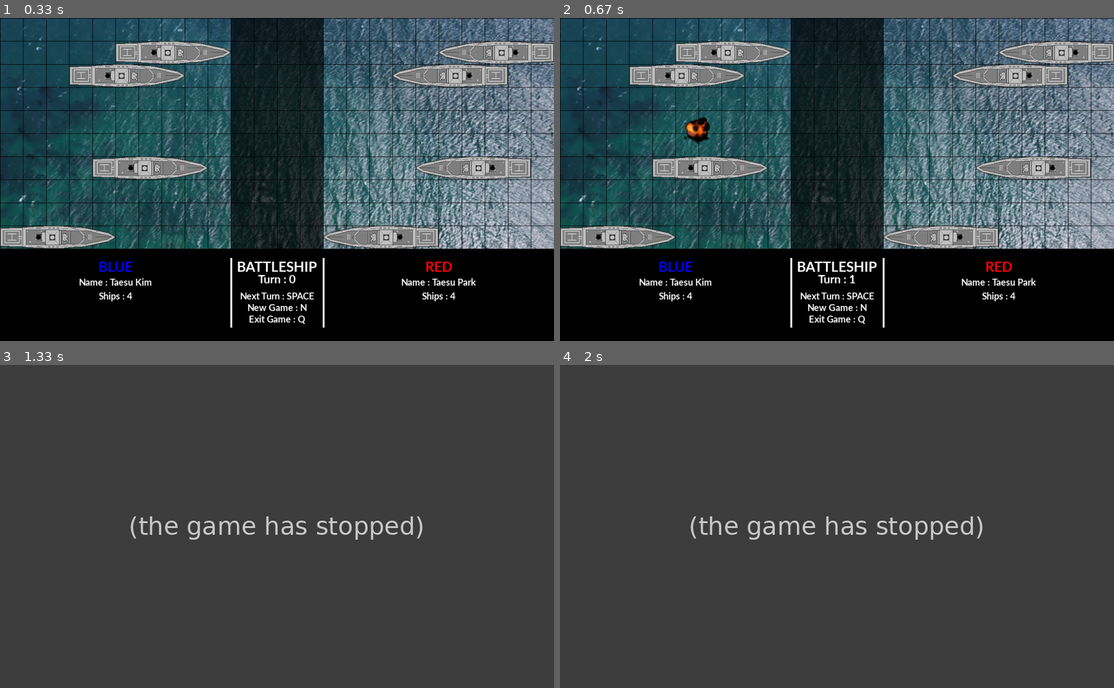
Above: before the commit, frames 1-4 (two rows, left to right).
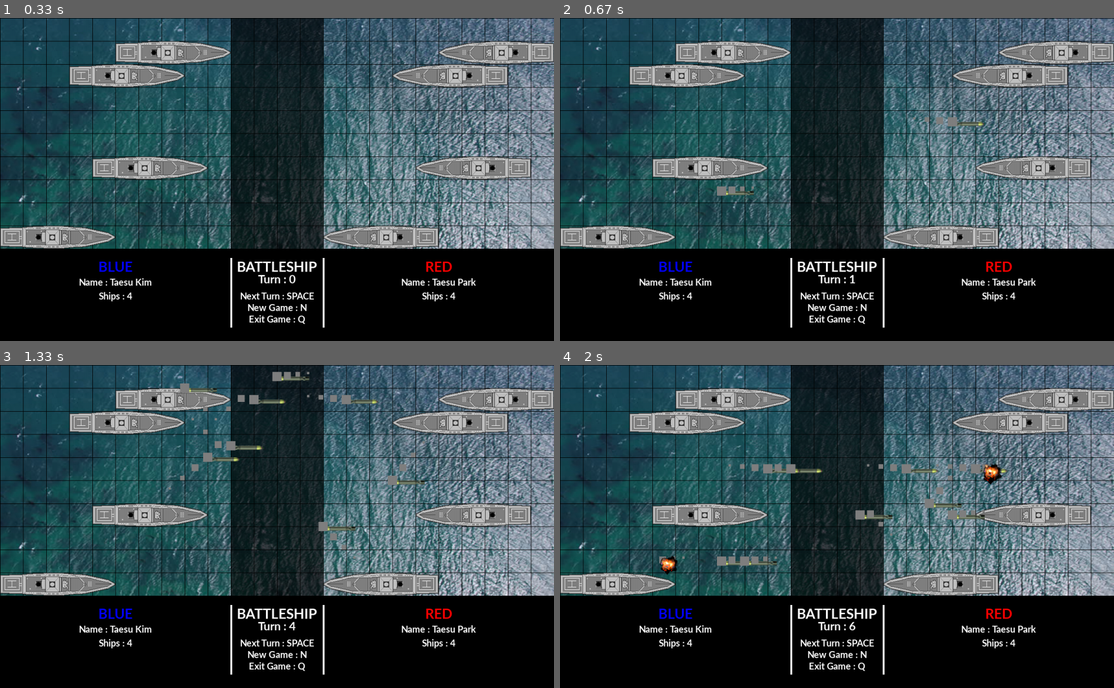
Above: after the commit, the same moments.

Repository: kimts2627/pygame_battleship
Game: pygame game, started from game.py
The game is run twice, just before and just after one commit, with the same random seed, the same clock (stepped at 60 frames per second) and the same inputs.
Inputs:
- Up to frame 1 (0.33 s): no input
- Up to frame 2 (0.67 s): tap Space at 0.33 s
- Up to frame 3 (1.33 s): tap Space at 0.73, 1.03, 1.23 s
- Up to frame 4 (2 s): tap Space at 1.57, 1.87 s

Frame 1 is identical in both runs. In frame 2, 0.5% of the frame differs, in the area x 22-77%, y 30-56%; in frame 3, 97%; in frame 4, 97%, in the area x 0-100%, y 0-100%.
Error before the commit: KeyError: 'result' (game.py line 367); the game stopped at 0.73 s (later frames are placeholders)

Commit message:
[Frontend] <fix>: Fix Ai bug & syntax error
Ship class 의 last_attack_result property append 에러 수정
MyAi class 의 attacking_order 함수의 팀별 공격좌표 보정 에러 수정
global 선언을 통한 class 내부에서 특정 전역변수 사용
1회 공격 이후, 다음 턴부터 공격하지 못하는 AI버그 수정
다회 공격 시, 여러 배에서 동시에 미사일을 발사하는 버그 수정 예정

Diff:
--- a/game.py
+++ b/game.py
@@ -12,7 +12,7 @@
 clock = pg.time.Clock()
 turn = 0
 _last_position = (0, 0)
-_last_result = ''
+_last_result = 'no'
 # def set_last_position(pos: tuple):
 #     _last_position = pos
 # def set_last_result(result: str):
@@ -277,26 +277,22 @@
         elif self.team == 'red': self.enemy_group = blue_ships
 
     def attack(self, target):
+        global _last_result
+        global _last_position
         x = self.rect.centerx
         y = self.rect.centery
         missile = Missile(x, y, self.team, target)
         missile_group.add(missile)
-        print(target)
         for i in back_group:
-            if i.rect.x == target['x'] and i.rect.y == target['y']:
+            if i.rect.x + 25 == target['x'] and i.rect.y + 25 == target['y']:
                 for j in self.enemy_group:
-                    # global _last_result
-                    # global _last_position
-                    if target['x'] == j.rect.x + 25 and target['y'] == j.rect.y + 25:
+                    if target['x'] == j.rect.x and target['y'] == j.rect.y:
                         i.set_child(target)
                         _last_result = 'hit'
                         _last_position = (target['x'], target['y'])
                     else:
                         _last_result = 'nohit'
                         _last_position = (target['x'], target['y'])
-
-    def mark_to_attacked(self):
-        self.status = 'attacked'
 
 class MyAi:
     def __init__(self, team, name):
@@ -343,11 +339,11 @@
         blue_ships_num = len(blue_ships.sprites())
         red_ships_num = len(red_ships.sprites())
         if self.team == 'blue':
-            new_x += 25
+            new_x += 725
             new_y += 25
             self.current_ship = blue_ships.sprites()[random.randrange(0, blue_ships_num)]
         elif self.team == 'red':
-            new_x += 725
+            new_x += 25
             new_y += 25
             self.current_ship = red_ships.sprites()[random.randrange(0, red_ships_num)]
         target = {'x': new_x, 'y': new_y}
@@ -365,10 +361,12 @@
                 self.attacking_order(x, y)
             else:
                 if result[-1]['result'] == 'nohit':
-                    for i in result.reversed():
+                    for i in list(reversed(result)):
                         if i['result'] == 'hit':
                             x = i['position'][0] + 50
                             y = i['position'][1]
+                            self.attacking_order(x, y)
+                        else:
                             self.attacking_order(x, y)
                 elif result[-1]['result'] == 'hit':
                             x = x + 50
@@ -386,7 +384,7 @@
         print('')
 
     def set_attack_result(self, result, position):
-        self.last_attack_result.append({result: result, position: position})
+        self.last_attack_result.append({'result': result, 'position': position})
         print(f'{self.team} attacked {position} position => {result}')
 
 def generate_user_action_result(attack_position: tuple, team: str):
